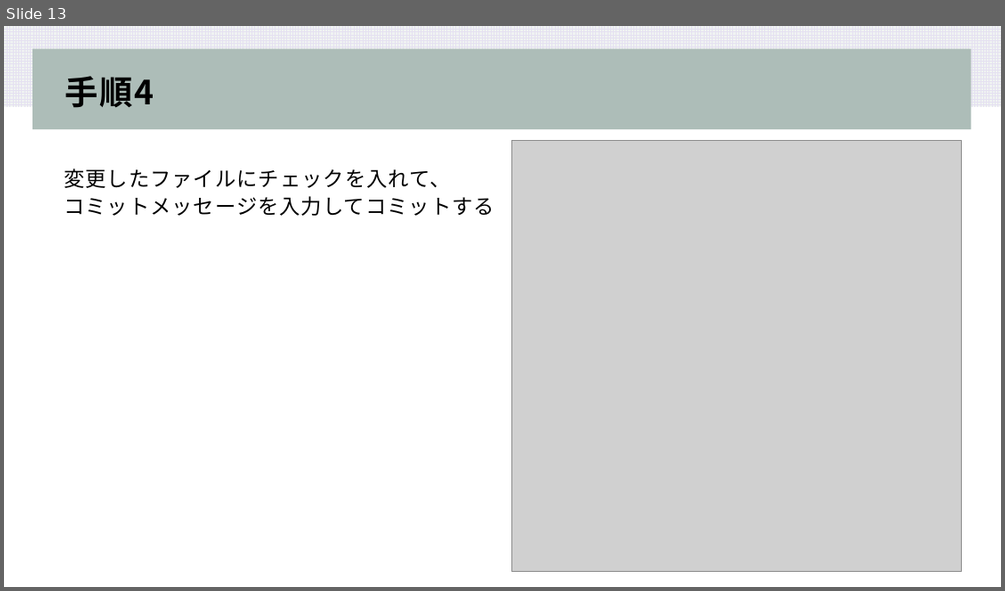
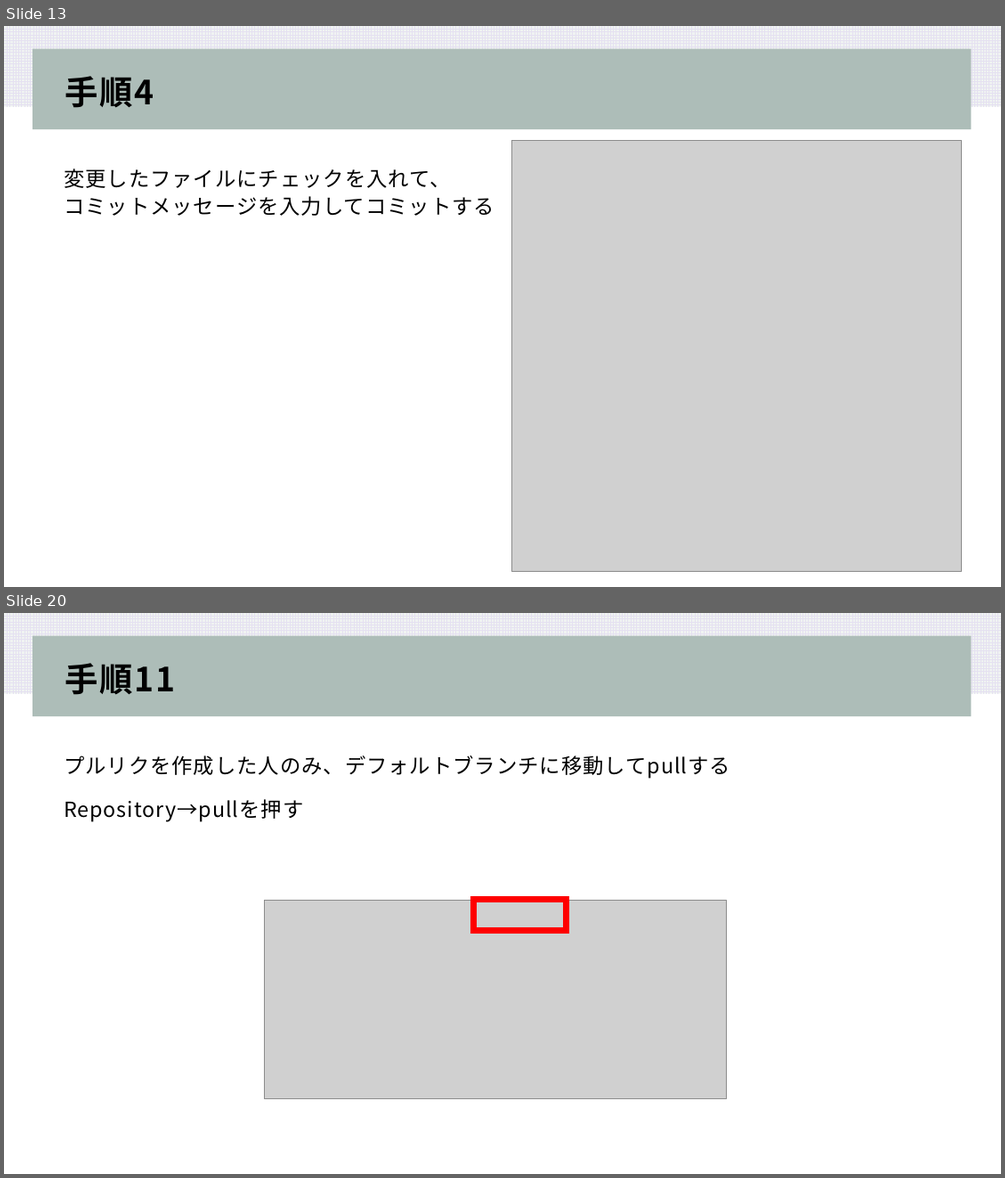
Before and after one commit to koki-sys/syuboard, a slide deck: document/PullRequest.pptx. Shown one above the other, each under a label of ours: slide 13 before the commit, slides 13 and 20 after it; the slides between them are not shown. The pictures are 1005x591 and 1005x1178 pixels, drawn with LibreOffice and Linux fonts; fonts in the diff are those of the drawing; grey boxes stand for pictures. Boxes give left, top, right and bottom in pixels: in the first picture for what was removed or moved away, otherwise in the second. Text is boxed around its words. In the diff, an @@ line names an element or a change of style, - is before the commit and + after.

Commit message:
プルリクの資料完成しました!

```diff
--- a/document/PullRequest.pptx
+++ b/document/PullRequest.pptx
@@ slide 20 added at [4,613,1001,1174], background #FFFFFF; not listed: 2 template elements that a slide beside it also shows @@
@@ title added at [65,663,175,695], 32 pt, text #000000, bold @@
+手順11
@@ text added at [64,755,730,822], 20 pt, text #000000 @@
+プルリクを作成した人のみ、デフォルトブランチに移動してpullする
+Repository→pullを押す
@@ picture added at [264,900,727,1098] @@
@@ rectangle added at [474,900,566,931], outline #FF0000 6 pt @@
```
Also in this commit, not shown: 10 slides changed, 5 other slides added, 1 other file.
